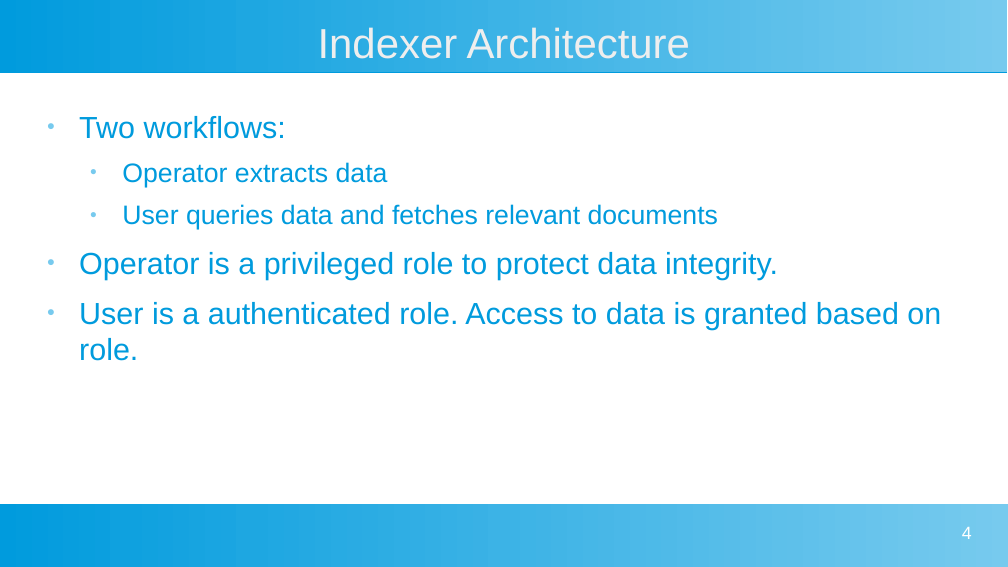
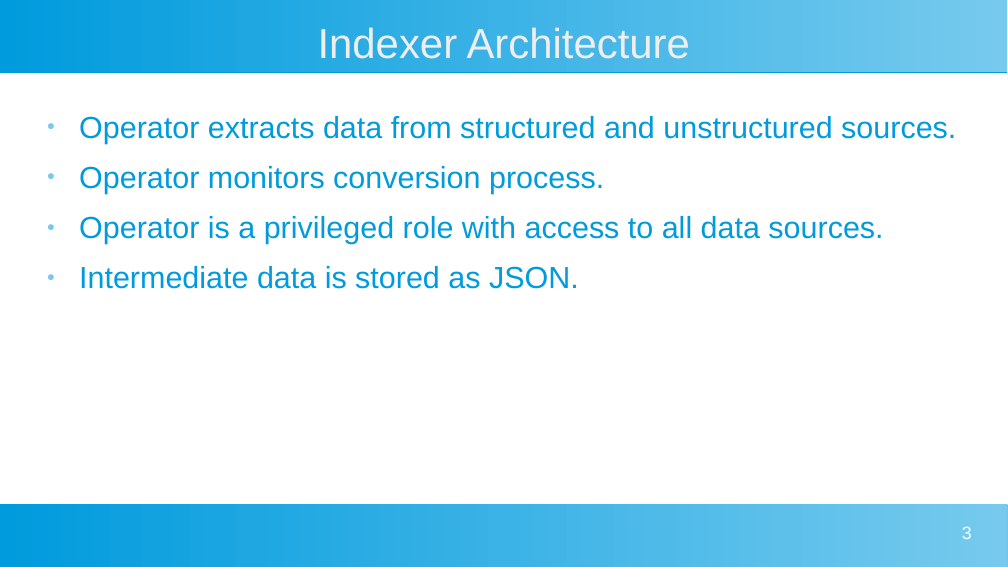
Before and after one commit to DarlowieTechnology/a_bridge_too_far, a slide deck: slide 3 of webapp/indexer/Indexer Architecture.pptx (slide 4 before the commit). Drawn at 1008x567 pixels with LibreOffice and Linux fonts; fonts in the diff are those of the drawing. Boxes give left, top, right and bottom in pixels: in the first picture for what was removed or moved away, otherwise in the second. Text is boxed around its words. In the diff, an @@ line names an element or a change of style, - is before the commit and + after.

```diff
--- a/webapp/indexer/Indexer Architecture.pptx
+++ b/webapp/indexer/Indexer Architecture.pptx
@@ text at (x1=79, y1=116, x2=956, y2=289): text changed @@
-● Two workflows:
-  ● Operator extracts data
-  ● User queries data and fetches relevant documents
-● Operator is a privileged role to protect data integrity.
-● User is a authenticated role. Access to data is granted based on role.
+● Operator extracts data from structured and unstructured sources.
+● Operator monitors conversion process.
+● Operator is a privileged role with access to all data sources.
+● Intermediate data is stored as JSON.
@@ page number at (x1=962, y1=526, x2=972, y2=539): text changed @@
-4
+3
```
Also in this commit, not shown: 2 slides added, 5 slides removed, 18 other files.
